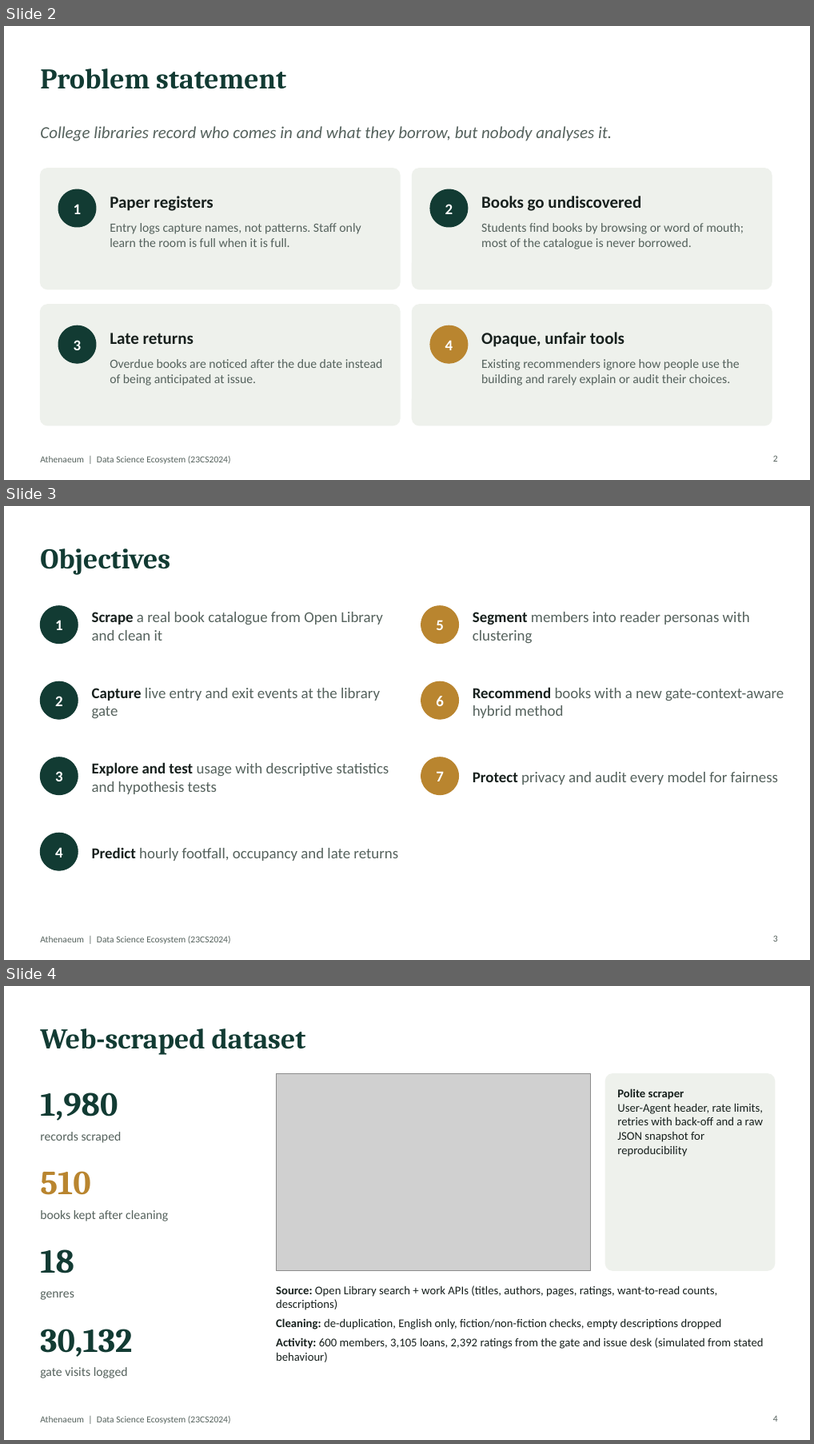
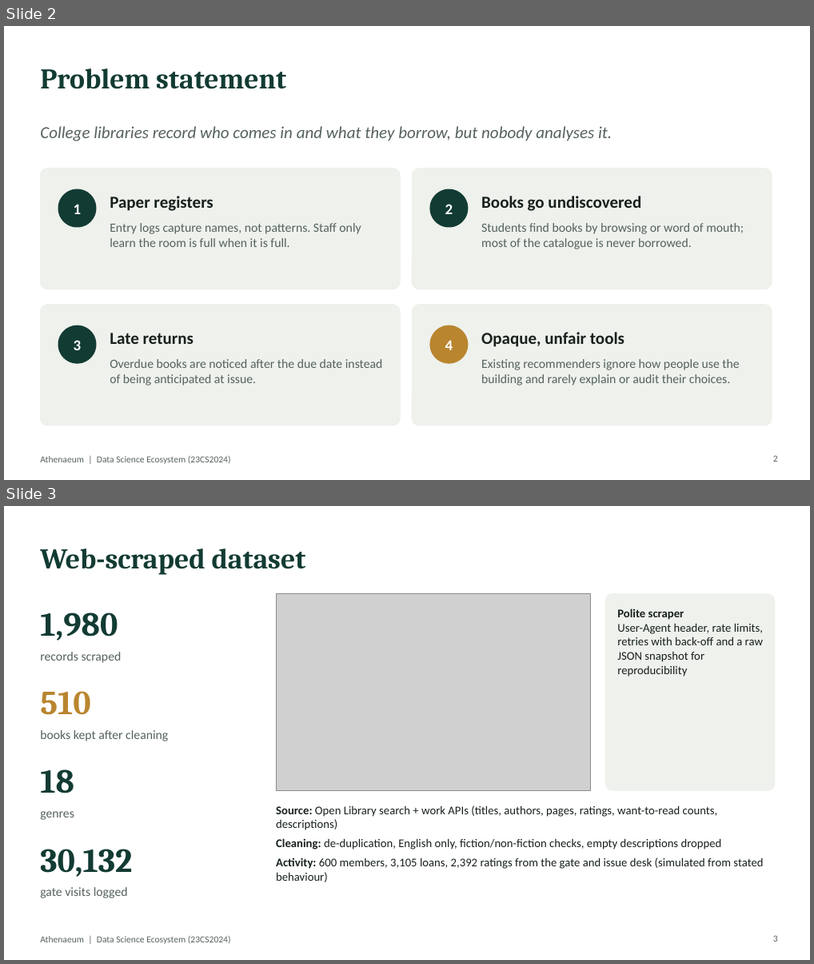
Before and after one commit to sandeepmk2006/Libray-managment-with-book-recommendation, a slide deck: docs/Athenaeum_Presentation.pptx. Shown one above the other, each under a label of ours: slides 2, 3 and 4 before the commit, slides 2 and 3 after it. The pictures are 814x1444 and 814x964 pixels, drawn with LibreOffice and Linux fonts; fonts in the diff are those of the drawing; grey boxes stand for pictures. Boxes give left, top, right and bottom in pixels: in the first picture for what was removed or moved away, otherwise in the second. Text is boxed around its words. In the diff, an @@ line names an element or a change of style, - is before the commit and + after.

```diff
--- a/docs/Athenaeum_Presentation.pptx
+++ b/docs/Athenaeum_Presentation.pptx
@@ slide 3 removed at (4, 506, 810, 960), background #FFFFFF; not listed: 1 template element that a slide beside it also shows @@
@@ title removed at (40, 548, 170, 575) @@
-Objectives
@@ ellipse removed at (40, 606, 78, 644) @@
@@ text removed at (55, 620, 63, 630) @@
-1
@@ text removed at (92, 612, 383, 640) @@
-Scrape a real book catalogue from Open Library and clean it
@@ ellipse removed at (422, 606, 459, 644) @@
@@ text removed at (436, 620, 444, 630) @@
-5
@@ text removed at (473, 612, 750, 643) @@
-Segment members into reader personas with clustering
@@ ellipse removed at (40, 681, 78, 719) @@
@@ text removed at (55, 696, 63, 706) @@
-2
@@ text removed at (92, 688, 380, 718) @@
-Capture live entry and exit events at the library gate
@@ ellipse removed at (422, 681, 459, 719) @@
@@ text removed at (436, 696, 444, 706) @@
-6
@@ text removed at (473, 687, 784, 718) @@
-Recommend books with a new gate-context-aware hybrid method
@@ ellipse removed at (40, 757, 78, 795) @@
@@ text removed at (92, 762, 390, 794) @@
-Explore and test usage with descriptive statistics and hypothesis tests
@@ ellipse removed at (422, 757, 459, 795) @@
@@ text removed at (55, 771, 63, 781) @@
-3
@@ text removed at (436, 771, 444, 781) @@
-7
@@ text removed at (473, 772, 778, 784) @@
-Protect privacy and audit every model for fairness
@@ ellipse removed at (40, 832, 78, 870) @@
@@ text removed at (55, 847, 63, 857) @@
-4
@@ text removed at (92, 847, 398, 860) @@
-Predict hourly footfall, occupancy and late returns
@@ page number removed at (774, 935, 778, 941) @@
-3
@@ what was slide 4 is now slide 3 @@
@@ page number at (774, 935, 778, 941): text changed @@
-4
+3
```
Also in this commit, not shown: 3 slides changed, 6 other slides removed, 18 other files.
